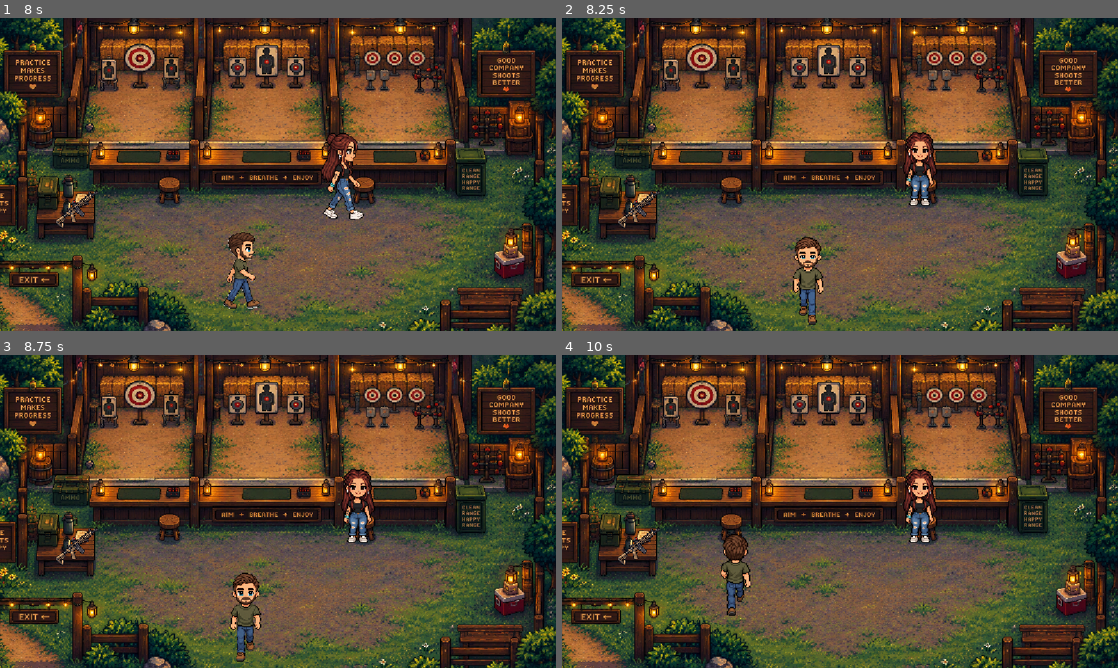
Above: before the commit, frames 1-4 (two rows, left to right).
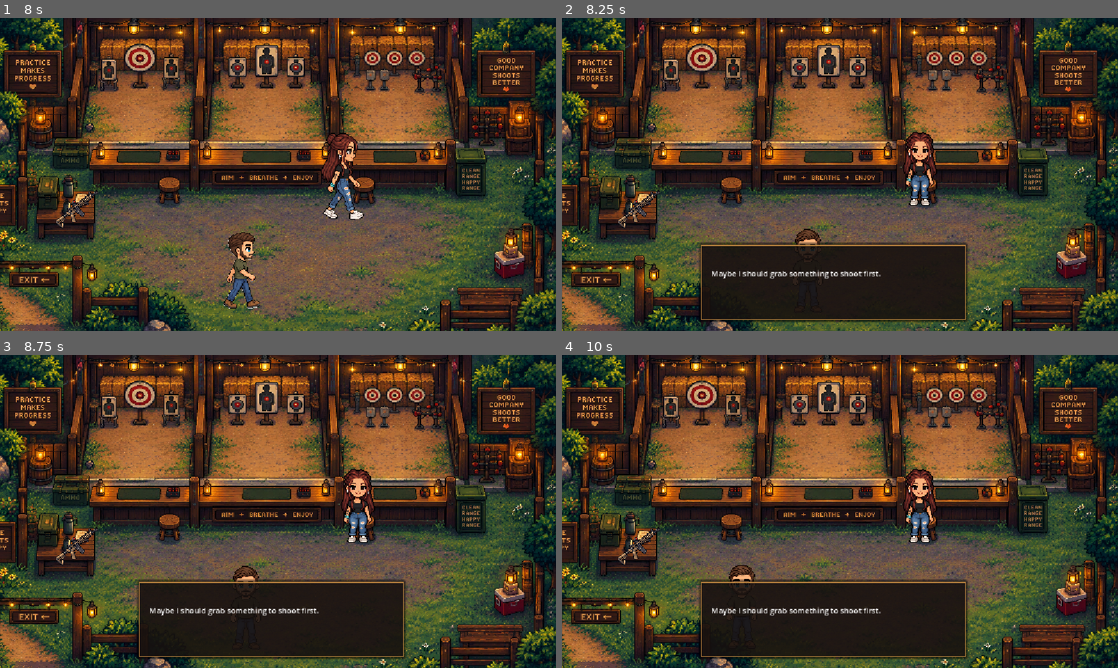
Above: after the commit, the same moments.

Repository: anabelkamenske430/Year-4
Game: Godot game, scene res://scenes/levels/shooting_range.tscn
The game is run twice, just before and just after one commit, with the same random seed, the same clock (stepped at 60 frames per second) and the same inputs. This scene is started directly instead of the project's main scene.
Inputs:
- Up to frame 1 (8 s): tap Enter at 0.5, 2, 3.5 s; hold D (move_right) 0.53-1.28 s; hold E (interact) 0.53-1.28 s; tap Space at 1.25, 2.75, 4.25 s; hold S (move_down) 1.28-2.03 s; tap E (interact) every 1.5 s from 1.35 to 7.35 s; hold D (move_right) 2.03-2.78 s; hold E (interact) 2.03-2.78 s; hold W (move_up) 2.78-3.53 s; hold E (interact) 3.53-4.28 s; hold A (move_left) 3.53-5.03 s; hold S (move_down) 5.03-5.78 s; hold E (interact) 5.03-5.78 s; hold D (move_right) 5.78-6.53 s; hold W (move_up) 6.53-7.28 s; hold E (interact) 6.53-7.28 s; hold D (move_right) from 7.28 s (still down)
- Up to frame 2 (8.25 s): release D (move_right) at 8.03 s; hold S (move_down) from 8.03 s (still down); hold E (interact) from 8.03 s (still down)
- Up to frame 3 (8.75 s): keep holding S (move_down); keep holding E (interact)
- Up to frame 4 (10 s): release S (move_down) at 8.78 s; release E (interact) at 8.78 s; hold A (move_left) 8.78-9.53 s; tap E (interact) at 8.85 s; hold W (move_up) from 9.53 s (still down); hold E (interact) from 9.53 s (still down)

Frame 1 is identical in both runs. In frame 2, 12% of the frame differs, in the area x 24-73%, y 67-98%; in frame 3, 12%; in frame 4, 12%, in the area x 24-73%, y 57-98%.

Commit message:
Finish main shooting range scene

Diff:
--- a/loverboy-and-bel/scenes/levels/shooting_range.tscn
+++ b/loverboy-and-bel/scenes/levels/shooting_range.tscn
@@ -6,6 +6,10 @@
 [ext_resource type="Texture2D" uid="uid://45qx3rx75jnc" path="res://assets/environments/pixel_pistol.png" id="2_yk1y1"]
 [ext_resource type="PackedScene" uid="uid://cftclvctilfi1" path="res://scenes/characters/loverboy.tscn" id="4_t0t43"]
 [ext_resource type="PackedScene" uid="uid://cqm1pe1guswge" path="res://scenes/ui/dialogue_box.tscn" id="5_yk1y1"]
+[ext_resource type="PackedScene" uid="uid://cp1mcx1esoacn" path="res://scenes/levels/shooting_minigame.tscn" id="7_ccbyl"]
+[ext_resource type="Script" uid="uid://bdky2med672at" path="res://scripts/range_trigger.gd" id="7_lbw23"]
+[ext_resource type="Script" uid="uid://cmenya8i40ls3" path="res://scripts/rifle_pickup.gd" id="7_p1xnq"]
+[ext_resource type="PackedScene" uid="uid://bn0xvdy32aunp" path="res://scenes/ui/achievement_popup.tscn" id="10_uad43"]
 
 [node name="ShootingRange" type="Node2D" unique_id=1462290802]
 script = ExtResource("1_t0t43")
@@ -65,13 +69,36 @@
 polygon = PackedVector2Array(-29, 485, -23, 658, -162, 657, -165, 480)
 
 [node name="RiflePickup" type="Area2D" parent="." unique_id=842635800]
+script = ExtResource("7_p1xnq")
 
 [node name="GunTable" type="CollisionPolygon2D" parent="RiflePickup" unique_id=966024907]
 polygon = PackedVector2Array(90, 342, 83, 438, 188, 444, 194, 359)
 
-[node name="LaneTrigger" type="Area2D" parent="." unique_id=879097964]
+[node name="RangeTrigger" type="Area2D" parent="." unique_id=879097964]
+script = ExtResource("7_lbw23")
 
-[node name="CollisionPolygon2D" type="CollisionPolygon2D" parent="LaneTrigger" unique_id=821235589]
+[node name="CollisionPolygon2D" type="CollisionPolygon2D" parent="RangeTrigger" unique_id=821235589]
 polygon = PackedVector2Array(410, 335, 413, 440, 694, 448, 698, 345)
 
+[node name="ShootingMinigame" parent="." unique_id=2132621044 instance=ExtResource("7_ccbyl")]
+offset_left = 419.0
+offset_top = 139.0
+offset_right = 709.0
+offset_bottom = 245.0
+
+[node name="BelChaos1" type="Marker2D" parent="." unique_id=1650607926]
+position = Vector2(256, 379)
+
+[node name="BelChaos2" type="Marker2D" parent="." unique_id=626661029]
+position = Vector2(545, 379)
+
+[node name="BelChaos3" type="Marker2D" parent="." unique_id=461409527]
+position = Vector2(819, 392)
+
+[node name="AchievementPopup" parent="." unique_id=1085326658 instance=ExtResource("10_uad43")]
+offset_left = -13.0
+offset_top = -16.0
+offset_right = -13.0
+offset_bottom = -16.0
+
 [connection signal="body_entered" from="RangeExit" to="." method="_on_range_exit_body_entered"]
--- a/loverboy-and-bel/scripts/bel.gd
+++ b/loverboy-and-bel/scripts/bel.gd
@@ -99,3 +99,8 @@
 	else:
 		animated_sprite.flip_h = false
 		animated_sprite.play("walk_down")
+
+func wait_until_arrived():
+
+	while is_moving:
+		await get_tree().process_frame
--- a/loverboy-and-bel/scripts/dialogue_box.gd
+++ b/loverboy-and-bel/scripts/dialogue_box.gd
@@ -138,6 +138,8 @@
 				get_tree().current_scene.start_range_game()
 			"next_shot":
 				get_tree().current_scene.next_shot()
+			"bel_goes_feral":
+				get_tree().current_scene.start_bel_chaos()
 			"finish_shooting":
 				get_tree().current_scene.finish_shooting()
 		hide_dialogue()
--- /dev/null
+++ b/loverboy-and-bel/scripts/range_trigger.gd
@@ -0,0 +1,20 @@
+extends Area2D
+
+func interact():
+	var range_scene = get_tree().current_scene
+
+	if not range_scene.has_rifle:
+
+		DialogueManager.start_dialogue([
+			{
+				"speaker": "",
+				"text": "Maybe I should grab something to shoot first."
+			}
+		])
+
+		return
+
+	if range_scene.range_started:
+		return
+
+	range_scene.start_shooting()
--- /dev/null
+++ b/loverboy-and-bel/scripts/rifle_pickup.gd
@@ -0,0 +1,14 @@
+extends Area2D
+
+func interact():
+	var range_scene = get_tree().current_scene
+	range_scene.has_rifle = true
+
+	DialogueManager.start_dialogue([
+		{
+			"speaker": "",
+			"text": "You picked up a rifle."
+		}
+	])
+
+	queue_free()
--- a/loverboy-and-bel/scripts/shooting_minigame.gd
+++ b/loverboy-and-bel/scripts/shooting_minigame.gd
@@ -39,7 +39,7 @@
 		await get_tree().create_timer(1.5).timeout
 		print("Ready for next step")
 
-		get_tree().current_scene.receive_bowling_result(result)
+		get_tree().current_scene.receive_shooting_result(result)
 		hide()
 
 func start_game():
--- a/loverboy-and-bel/scripts/shooting_range.gd
+++ b/loverboy-and-bel/scripts/shooting_range.gd
@@ -57,7 +57,7 @@
 			DialogueManager.start_dialogue([
 				{
 					"speaker": "Bel",
-					"text": "...Should I be conserned for my well being?"
+					"text": "...Should I be concerned for my well being?"
 				},
 				{
 					"event": "next_shot"
@@ -102,26 +102,14 @@
 		DialogueManager.start_dialogue([
 			{
 				"speaker": "Bel",
-				"text": "Looks like we're done bowling."
-			},
-			{
-				"speaker": "Bel",
-				"text": "Well that was fun, I totally kicked your ass"
+				"text": "Okay, can I try?"
 			},
 			{
 				"speaker": "Loverboy",
-				"text": "The lane was totally rigged"
+				"text": "Sure! Just make sure to.."
 			},
 			{
-				"speaker": "Bel",
-				"text": "Sureee it was Loverboy"
-			},
-			{
-				"speaker": "Bel",
-				"text": "Let's blow this popsicle stand!"
-			},
-			{
-				"event": "finish_bowling"
+				"event": "bel_goes_feral"
 			}
 		])
 		return
@@ -132,6 +120,48 @@
 
 	print("Starting next shot")
 	$ShootingMinigame.start_game()
+
+func start_bel_chaos():
+
+	$Bel.move_to_position($BelChaos1.global_position)
+	await $Bel.wait_until_arrived()
+	DialogueManager.start_dialogue([
+		{
+			"speaker": "Bel",
+			"text": "PEW. PEW."
+		}
+	])
+	await DialogueManager.dialogue_finished
+
+	$Bel.move_to_position($BelChaos2.global_position)
+	await $Bel.wait_until_arrived()
+	DialogueManager.start_dialogue([
+		{
+			"speaker": "Bel",
+			"text": "WAIT THERE'S MORE."
+		}
+	])
+	await DialogueManager.dialogue_finished
+
+	$Bel.move_to_position($BelChaos3.global_position)
+	await $Bel.wait_until_arrived()
+	DialogueManager.start_dialogue([
+	{
+		"speaker": "Bel",
+		"text": "LOOK I HIT ONE."
+	},
+	{
+		"speaker": "Bel",
+		"text": "I WANT ONE!!!"
+	},
+	{
+		"speaker": "Loverboy",
+		"text": "Bel..."
+	},
+	{
+		"event": "finish_shooting"
+	}
+	])
 
 func finish_shooting():
 	$AchievementPopup.show_achievement(
@@ -150,7 +180,7 @@
 	if exit_locked:
 		print("EXIT LOCKED")
 		return
-	print("LOVERBOY EXITED THE BOWLING ALLEY")
+	print("LOVERBOY EXITED THE GUN RANGE")
 
 	##get_tree().change_scene_to_file(
 	##	"res://scenes/levels/shooting_range.tscn"
Not shown, added: loverboy-and-bel/scripts/range_trigger.gd.uid
Not shown, added: loverboy-and-bel/scripts/rifle_pickup.gd.uid
